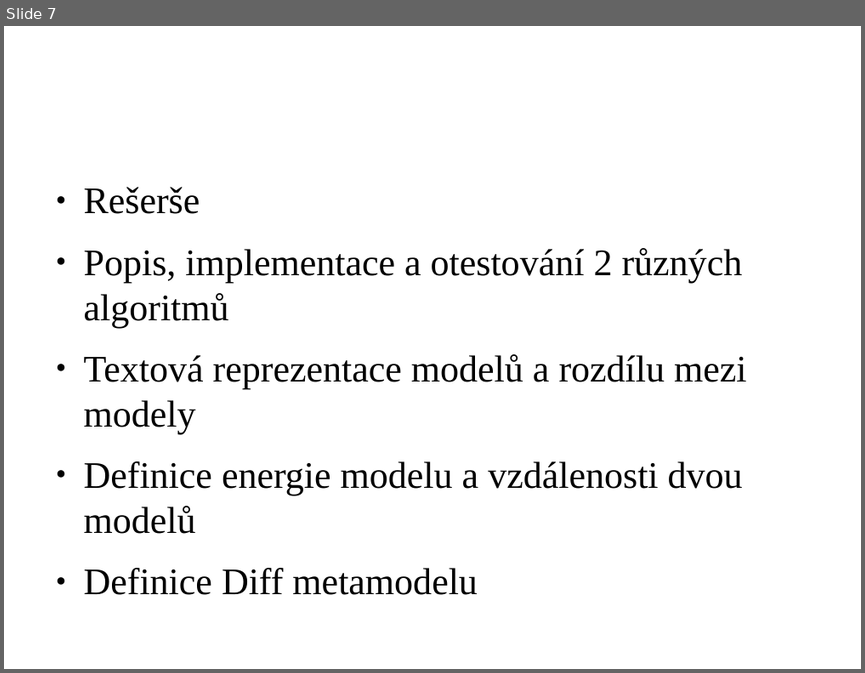
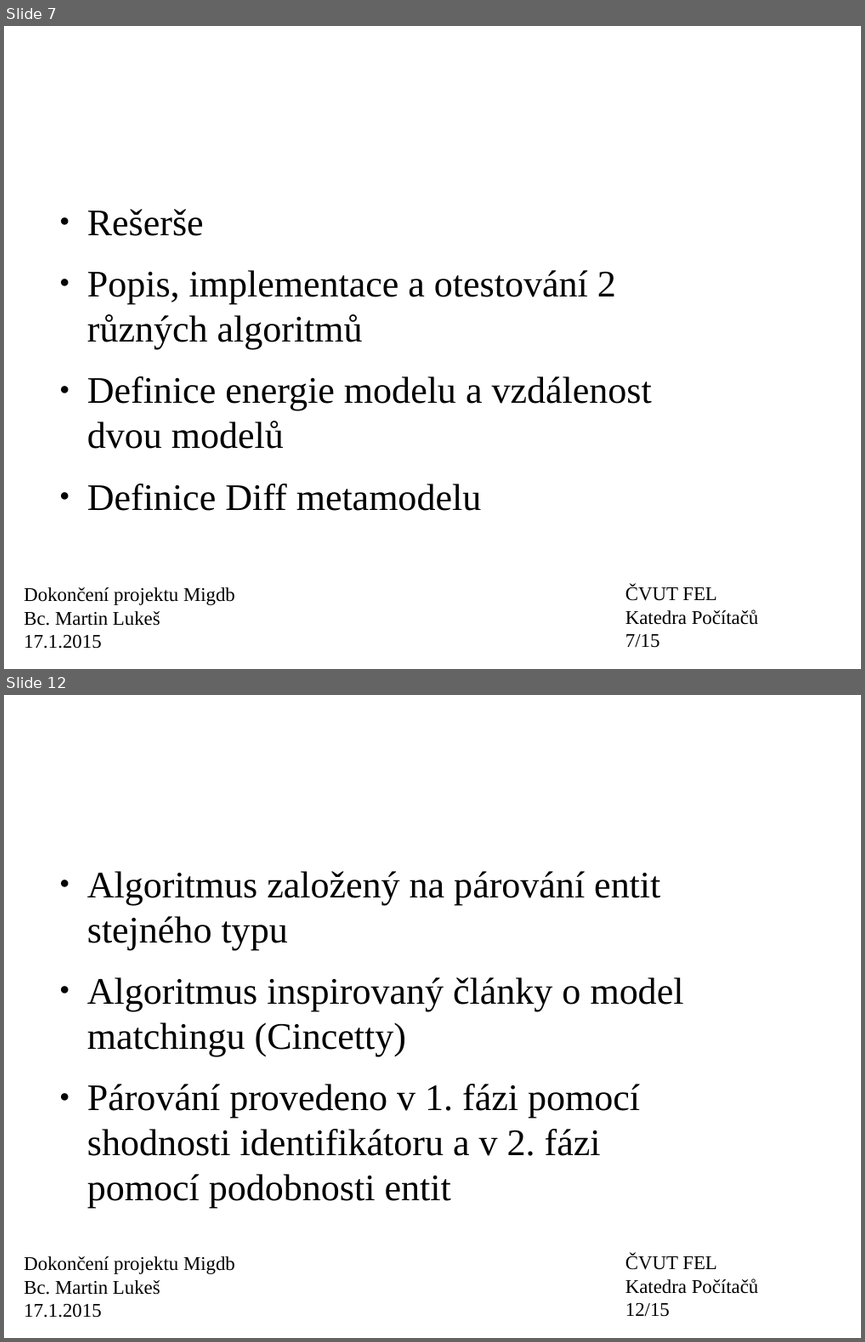
Before and after one commit to wox2/migrace_databaze, a slide deck: diplomka/prezentace.odp. Shown one above the other, each under a label of ours: slide 7 before the commit, slides 7 and 12 after it; the slides between them are not shown. The pictures are 865x673 and 865x1342 pixels, drawn with LibreOffice and Linux fonts; fonts in the diff are those of the drawing; background and template pictures are left out. Boxes give left, top, right and bottom in pixels: in the first picture for what was removed or moved away, otherwise in the second. Text is boxed around its words. In the diff, an @@ line names an element or a change of style, - is before the commit and + after.

```diff
--- a/diplomka/prezentace.odp
+++ b/diplomka/prezentace.odp
@@ slide 12 added at (4,695,861,1338), background #FFFFFF @@
@@ text added at (87,871,257,905), 47.6 pt, text #FFFFFF @@
+Párovací algoritmus
@@ text added at (87,871,684,1208), 34.7 pt, text #000000 @@
+● Algoritmus založený na párování entit stejného typu
+● Algoritmus inspirovaný články o model matchingu (Cincetty)
+● Párování provedeno v 1. fázi pomocí shodnosti identifikátoru a v 2. fázi pomocí podobnosti entit
@@ text added at (625,1254,759,1316), 18 pt, text #000000 @@
+ČVUT FEL
+Katedra Počítačů
+12/15
@@ text added at (24,1256,235,1317), 18 pt, text #000000 @@
+Dokončení projektu Migdb
+Bc. Martin Lukeš
+17.1.2015
@@ slide 7 changed as well @@
@@ text "Rešerše": place and size @@
-text "Rešerše" at (84,187,746,595)
+text "Rešerše" at (87,209,652,510)
@@ text at (87,209,616,510): bullet colour #000000 to #050505 @@
@@ text at (87,376,652,448): text changed @@
-● Textová reprezentace modelů a rozdílu mezi modely
-● Definice energie modelu a vzdálenosti dvou modelů
+● Definice energie modelu a vzdálenost dvou modelů
@@ text added at (625,585,759,647), 18 pt, text #000000 @@
+ČVUT FEL
+Katedra Počítačů
+7/15
@@ text added at (24,587,235,648), 18 pt, text #000000 @@
+Dokončení projektu Migdb
+Bc. Martin Lukeš
+17.1.2015
```
Also in this commit, not shown: 7 other slides changed, 6 other slides added, 2 other files.
